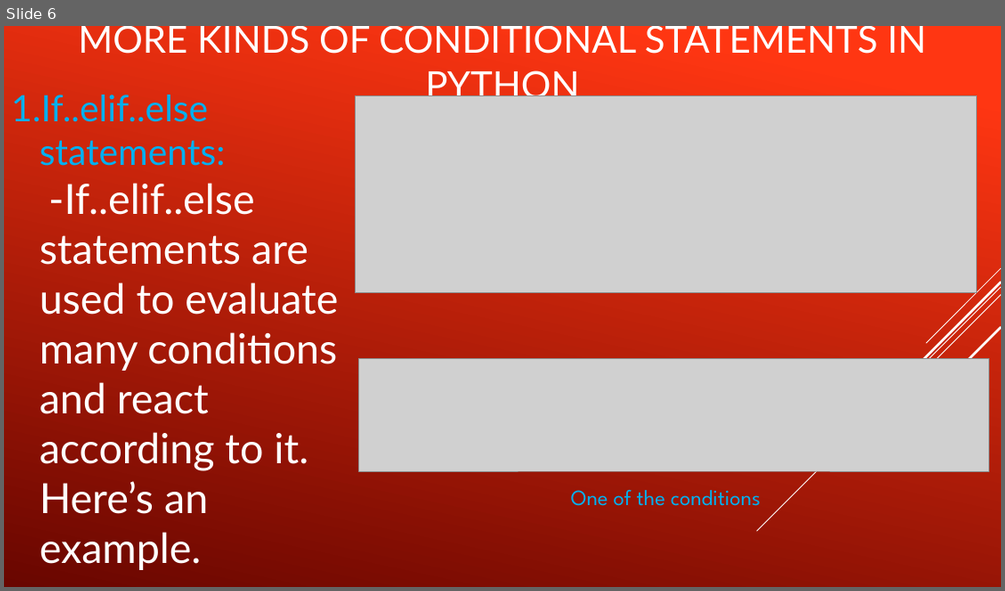
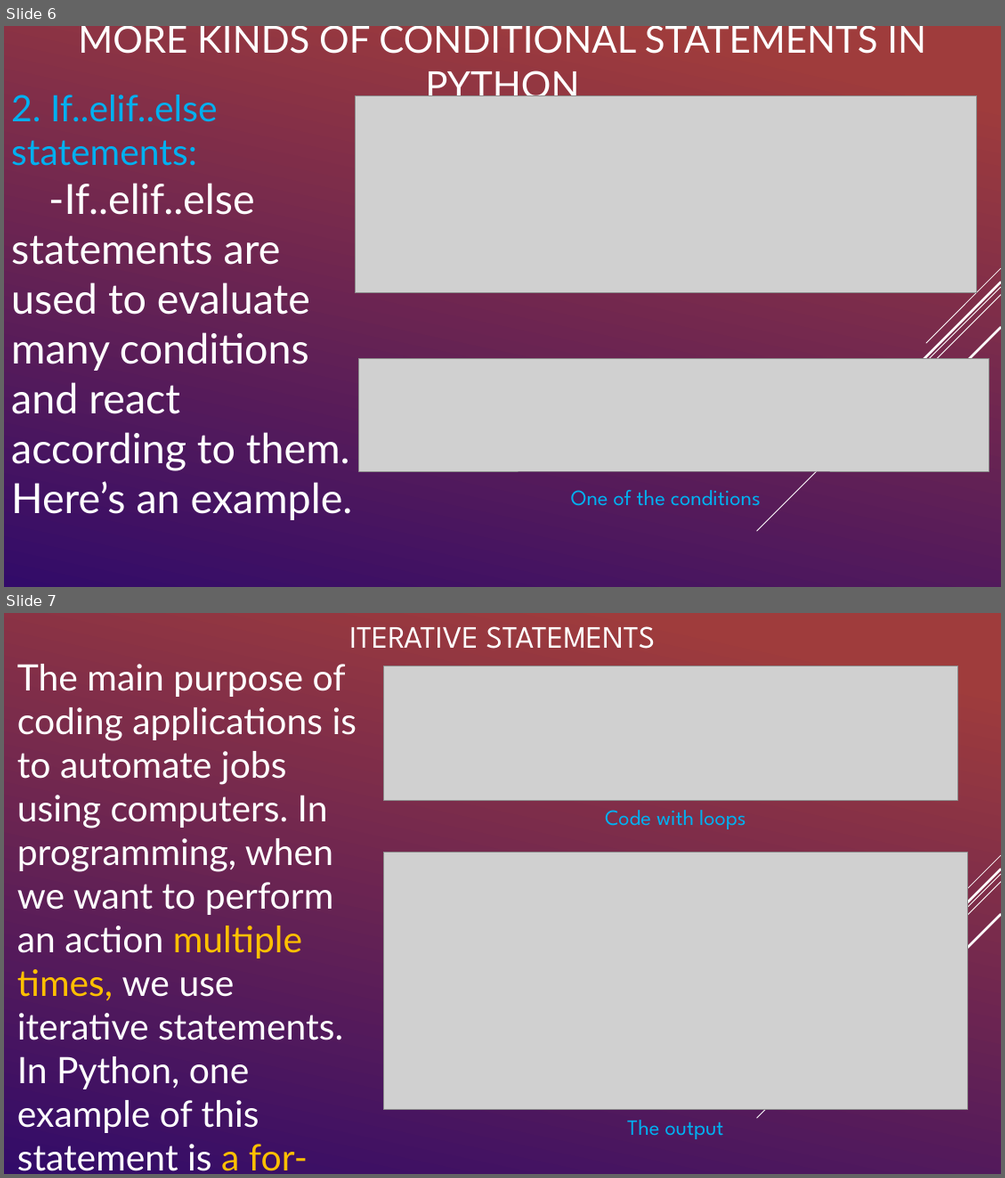
Before and after one commit to AyushisPro2011/Presentation, a slide deck: Presentation.pptx. Shown one above the other, each under a label of ours: slide 6 before the commit, slides 6 and 7 after it. The pictures are 1005x591 and 1005x1178 pixels, drawn with LibreOffice and Linux fonts; fonts in the diff are those of the drawing; grey boxes stand for pictures. Boxes give left, top, right and bottom in pixels: in the first picture for what was removed or moved away, otherwise in the second. Text is boxed around its words. In the diff, an @@ line names an element or a change of style, - is before the commit and + after.

```diff
--- a/Presentation.pptx
+++ b/Presentation.pptx
@@ slide 7 added at [4,613,1001,1174], background gradient #3C9F4A to #330B69; not listed: 5 template elements that a slide beside it also shows @@
@@ text added at [349,626,655,649], 30 pt, text #FFFFFF @@
+ITERATIVE STATEMENTS
@@ text added at [17,664,356,1171], 35 pt, text #FFFFFF @@
+The main purpose of coding applications is to automate jobs using computers. In programming, when we want to perform an action multiple times, we use iterative statements. In Python, one example of this statement is a for-loop
@@ picture added at [384,666,958,800] @@
@@ text added at [605,810,745,829], 21 pt, text #00B0F0 @@
+Code with loops
@@ picture added at [384,852,968,1109] @@
@@ text added at [627,1119,724,1139], 21 pt, text #00B0F0 @@
+The output
@@ slide 6 changed as well @@
@@ background gradient #FF3712 to #6A0600 to gradient #3C9F4A to #330B69 @@
@@ text at [11,95,353,520]: text changed @@
-1. If..elif..else statements:
-   -If..elif..else statements are used to evaluate many conditions and react according to it. Here’s an example.
+2. If..elif..else statements:
+-If..elif..else statements are used to evaluate many conditions and react according to them. Here’s an example.
```
Also in this commit, not shown: 6 other slides changed, 1 other slide added, 1 other file.
